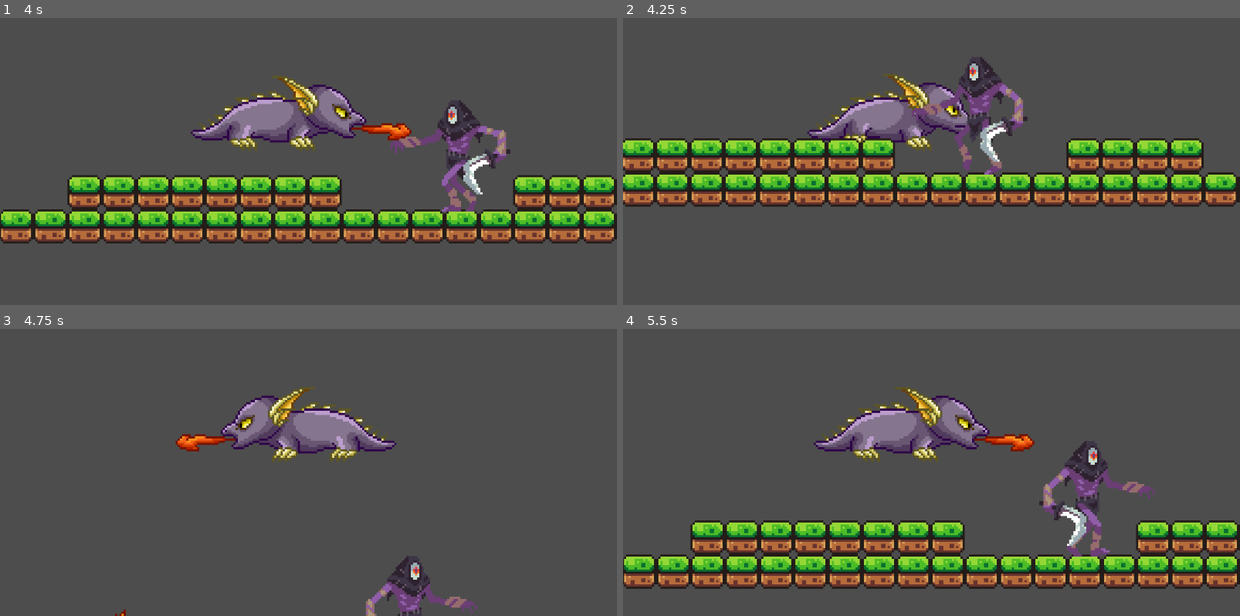
Above: before the commit, frames 1-4 (two rows, left to right).
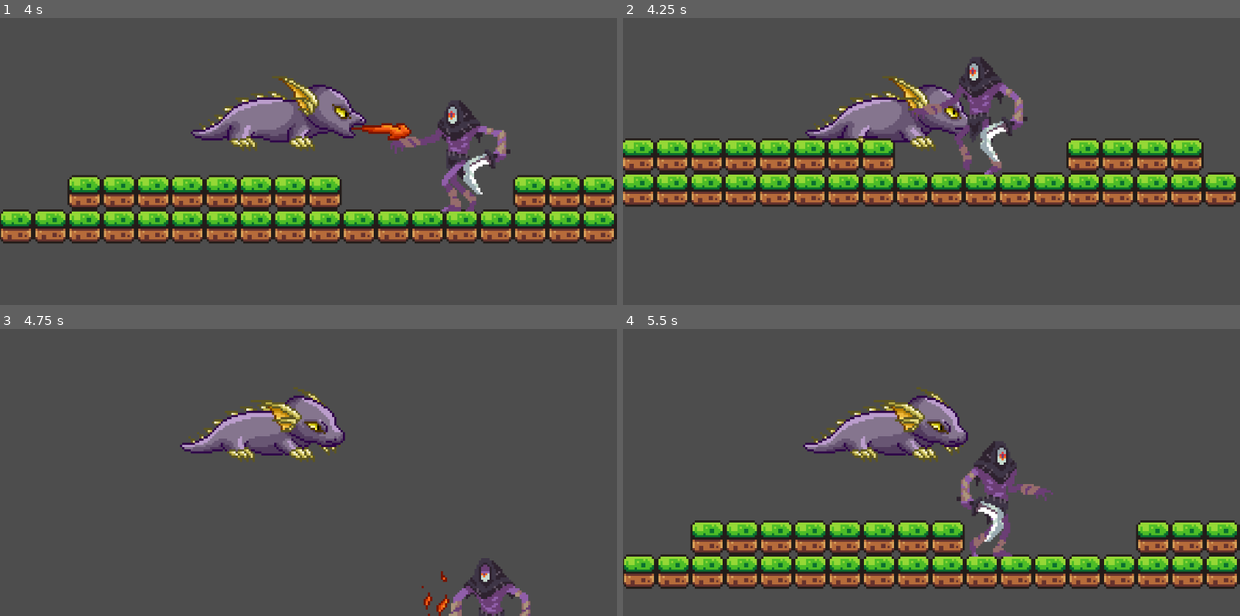
Above: after the commit, the same moments.

Repository: guswn2521/Parasite-Game
Game: Godot game, scene res://scenes/game.tscn
Two runs of this game, one before a commit and one after it. Both use one fixed random seed, a clock stepped at 60 frames per second and the inputs below.
Inputs:
- Up to frame 1 (4 s): tap Enter at 0.5 s; hold Right (move_right) 0.53-2.03 s; tap Q (attack) every 0.75 s from 0.6 to 3.6 s; tap Space (jump) at 0.77, 1.52, 3.02, 3.77 s; hold Left (move_left) 2.03-2.78 s; hold Right (move_right) from 2.78 s (still down)
- Up to frame 2 (4.25 s): keep holding Right (move_right)
- Up to frame 3 (4.75 s): release Right (move_right) at 4.28 s; hold Left (move_left) from 4.28 s (still down); tap Q (attack) at 4.35 s; tap Space (jump) at 4.52 s
- Up to frame 4 (5.5 s): release Left (move_left) at 5.03 s; hold Right (move_right) from 5.03 s (still down); tap Q (attack) at 5.1 s

Frame 1 is identical in both runs. In frame 2, 1.6% of the frame differs, in the area x 29-56%, y 19-47%; in frame 3, 6.6%; in frame 4, 7.2%, in the area x 29-87%, y 20-80%.

Commit message:
commit

Diff:
--- a/scenes/monster.tscn
+++ b/scenes/monster.tscn
@@ -276,7 +276,123 @@
 }]
 
 [sub_resource type="RectangleShape2D" id="RectangleShape2D_1cbnp"]
-size = Vector2(16, 18.75)
+size = Vector2(16, 50.75)
+
+[sub_resource type="Animation" id="Animation_7han3"]
+resource_name = "AttackLeft"
+length = 0.5
+loop_mode = 1
+step = 0.05
+tracks/0/type = "value"
+tracks/0/imported = false
+tracks/0/enabled = true
+tracks/0/path = NodePath("AnimatedSprite2D:frame")
+tracks/0/interp = 1
+tracks/0/loop_wrap = true
+tracks/0/keys = {
+"times": PackedFloat32Array(0, 0.05, 0.1, 0.15, 0.2, 0.25, 0.3, 0.35, 0.4, 0.45, 0.5),
+"transitions": PackedFloat32Array(1, 1, 1, 1, 1, 1, 1, 1, 1, 1, 1),
+"update": 1,
+"values": [1, 2, 3, 4, 5, 6, 7, 8, 9, 0, 0]
+}
+tracks/1/type = "value"
+tracks/1/imported = false
+tracks/1/enabled = true
+tracks/1/path = NodePath("HitboxPivot/WeaponHitbox:position")
+tracks/1/interp = 1
+tracks/1/loop_wrap = false
+tracks/1/keys = {
+"times": PackedFloat32Array(0, 0.15),
+"transitions": PackedFloat32Array(1, 1),
+"update": 0,
+"values": [Vector2(0, -10), Vector2(-58, -10)]
+}
+tracks/2/type = "value"
+tracks/2/imported = false
+tracks/2/enabled = true
+tracks/2/path = NodePath("HitboxPivot/WeaponHitbox/CollisionShape2D:shape:radius")
+tracks/2/interp = 1
+tracks/2/loop_wrap = false
+tracks/2/keys = {
+"times": PackedFloat32Array(0, 0.15),
+"transitions": PackedFloat32Array(1, 1),
+"update": 0,
+"values": [10.0, 15.0]
+}
+tracks/3/type = "value"
+tracks/3/imported = false
+tracks/3/enabled = true
+tracks/3/path = NodePath("HitboxPivot/WeaponHitbox/CollisionShape2D:shape:height")
+tracks/3/interp = 1
+tracks/3/loop_wrap = false
+tracks/3/keys = {
+"times": PackedFloat32Array(0, 0.15),
+"transitions": PackedFloat32Array(1, 1),
+"update": 0,
+"values": [42.0, 50.0]
+}
+tracks/4/type = "value"
+tracks/4/imported = false
+tracks/4/enabled = true
+tracks/4/path = NodePath("HitboxPivot:rotation")
+tracks/4/interp = 1
+tracks/4/loop_wrap = true
+tracks/4/keys = {
+"times": PackedFloat32Array(0),
+"transitions": PackedFloat32Array(1),
+"update": 0,
+"values": [0.0]
+}
+tracks/5/type = "value"
+tracks/5/imported = false
+tracks/5/enabled = true
+tracks/5/path = NodePath("HitboxPivot:position")
+tracks/5/interp = 1
+tracks/5/loop_wrap = true
+tracks/5/keys = {
+"times": PackedFloat32Array(0),
+"transitions": PackedFloat32Array(1),
+"update": 0,
+"values": [Vector2(38, 0)]
+}
+tracks/6/type = "value"
+tracks/6/imported = false
+tracks/6/enabled = true
+tracks/6/path = NodePath("Area2D:position")
+tracks/6/interp = 1
+tracks/6/loop_wrap = true
+tracks/6/keys = {
+"times": PackedFloat32Array(0),
+"transitions": PackedFloat32Array(1),
+"update": 0,
+"values": [Vector2(38, -26)]
+}
+tracks/7/type = "value"
+tracks/7/imported = false
+tracks/7/enabled = true
+tracks/7/path = NodePath("AnimatedSprite2D:flip_h")
+tracks/7/interp = 1
+tracks/7/loop_wrap = true
+tracks/7/keys = {
+"times": PackedFloat32Array(0, 0.5),
+"transitions": PackedFloat32Array(1, 1),
+"update": 1,
+"values": [false, true]
+}
+tracks/8/type = "method"
+tracks/8/imported = false
+tracks/8/enabled = true
+tracks/8/path = NodePath("HitboxPivot")
+tracks/8/interp = 1
+tracks/8/loop_wrap = true
+tracks/8/keys = {
+"times": PackedFloat32Array(0.5),
+"transitions": PackedFloat32Array(1),
+"values": [{
+"args": [],
+"method": &"queue_free"
+}]
+}
 
 [sub_resource type="Animation" id="Animation_1v1i4"]
 resource_name = "AttackRight"
@@ -519,122 +635,6 @@
 "values": [true]
 }
 
-[sub_resource type="Animation" id="Animation_7han3"]
-resource_name = "AttackLeft"
-length = 0.5
-loop_mode = 1
-step = 0.05
-tracks/0/type = "value"
-tracks/0/imported = false
-tracks/0/enabled = true
-tracks/0/path = NodePath("AnimatedSprite2D:frame")
-tracks/0/interp = 1
-tracks/0/loop_wrap = true
-tracks/0/keys = {
-"times": PackedFloat32Array(0, 0.05, 0.1, 0.15, 0.2, 0.25, 0.3, 0.35, 0.4, 0.45, 0.5),
-"transitions": PackedFloat32Array(1, 1, 1, 1, 1, 1, 1, 1, 1, 1, 1),
-"update": 1,
-"values": [1, 2, 3, 4, 5, 6, 7, 8, 9, 0, 0]
-}
-tracks/1/type = "value"
-tracks/1/imported = false
-tracks/1/enabled = true
-tracks/1/path = NodePath("HitboxPivot/WeaponHitbox:position")
-tracks/1/interp = 1
-tracks/1/loop_wrap = false
-tracks/1/keys = {
-"times": PackedFloat32Array(0, 0.15),
-"transitions": PackedFloat32Array(1, 1),
-"update": 0,
-"values": [Vector2(0, -10), Vector2(-58, -10)]
-}
-tracks/2/type = "value"
-tracks/2/imported = false
-tracks/2/enabled = true
-tracks/2/path = NodePath("HitboxPivot/WeaponHitbox/CollisionShape2D:shape:radius")
-tracks/2/interp = 1
-tracks/2/loop_wrap = false
-tracks/2/keys = {
-"times": PackedFloat32Array(0, 0.15),
-"transitions": PackedFloat32Array(1, 1),
-"update": 0,
-"values": [10.0, 15.0]
-}
-tracks/3/type = "value"
-tracks/3/imported = false
-tracks/3/enabled = true
-tracks/3/path = NodePath("HitboxPivot/WeaponHitbox/CollisionShape2D:shape:height")
-tracks/3/interp = 1
-tracks/3/loop_wrap = false
-tracks/3/keys = {
-"times": PackedFloat32Array(0, 0.15),
-"transitions": PackedFloat32Array(1, 1),
-"update": 0,
-"values": [42.0, 50.0]
-}
-tracks/4/type = "value"
-tracks/4/imported = false
-tracks/4/enabled = true
-tracks/4/path = NodePath("HitboxPivot:rotation")
-tracks/4/interp = 1
-tracks/4/loop_wrap = true
-tracks/4/keys = {
-"times": PackedFloat32Array(0),
-"transitions": PackedFloat32Array(1),
-"update": 0,
-"values": [0.0]
-}
-tracks/5/type = "value"
-tracks/5/imported = false
-tracks/5/enabled = true
-tracks/5/path = NodePath("HitboxPivot:position")
-tracks/5/interp = 1
-tracks/5/loop_wrap = true
-tracks/5/keys = {
-"times": PackedFloat32Array(0),
-"transitions": PackedFloat32Array(1),
-"update": 0,
-"values": [Vector2(38, 0)]
-}
-tracks/6/type = "value"
-tracks/6/imported = false
-tracks/6/enabled = true
-tracks/6/path = NodePath("Area2D:position")
-tracks/6/interp = 1
-tracks/6/loop_wrap = true
-tracks/6/keys = {
-"times": PackedFloat32Array(0),
-"transitions": PackedFloat32Array(1),
-"update": 0,
-"values": [Vector2(38, -26)]
-}
-tracks/7/type = "value"
-tracks/7/imported = false
-tracks/7/enabled = true
-tracks/7/path = NodePath("AnimatedSprite2D:flip_h")
-tracks/7/interp = 1
-tracks/7/loop_wrap = true
-tracks/7/keys = {
-"times": PackedFloat32Array(0, 0.5),
-"transitions": PackedFloat32Array(1, 1),
-"update": 1,
-"values": [false, true]
-}
-tracks/8/type = "method"
-tracks/8/imported = false
-tracks/8/enabled = true
-tracks/8/path = NodePath("HitboxPivot")
-tracks/8/interp = 1
-tracks/8/loop_wrap = true
-tracks/8/keys = {
-"times": PackedFloat32Array(0.5),
-"transitions": PackedFloat32Array(1),
-"values": [{
-"args": [],
-"method": &"queue_free"
-}]
-}
-
 [sub_resource type="AnimationLibrary" id="AnimationLibrary_n78d1"]
 _data = {
 &"AttackLeft": SubResource("Animation_7han3"),
@@ -643,7 +643,6 @@
 }
 
 [sub_resource type="CapsuleShape2D" id="CapsuleShape2D_n78d1"]
-radius = 10.0
 height = 42.0
 
 [node name="Monster" type="Node2D"]
@@ -654,20 +653,8 @@
 sprite_frames = SubResource("SpriteFrames_70tfl")
 animation = &"idle"
 autoplay = "walk"
-frame_progress = 0.339535
+frame = 1
 flip_h = true
-
-[node name="RayCast2D_left" type="RayCast2D" parent="."]
-position = Vector2(0, -7)
-target_position = Vector2(10, 0)
-
-[node name="RayCast2D_right" type="RayCast2D" parent="."]
-position = Vector2(0, -7)
-target_position = Vector2(-10, 0)
-
-[node name="RayCast2D_bottom" type="RayCast2D" parent="."]
-position = Vector2(0, -7)
-target_position = Vector2(0, 6)
 
 [node name="HurtTimer" type="Timer" parent="."]
 
@@ -677,7 +664,7 @@
 collision_mask = 7
 
 [node name="CollisionShape2D" type="CollisionShape2D" parent="Area2D"]
-position = Vector2(0, 16.375)
+position = Vector2(0, 0.375)
 shape = SubResource("RectangleShape2D_1cbnp")
 
 [node name="RayCast2D_left" type="RayCast2D" parent="Area2D"]
Not shown: 1 places in scenes/game.tscn that only renumber resources
